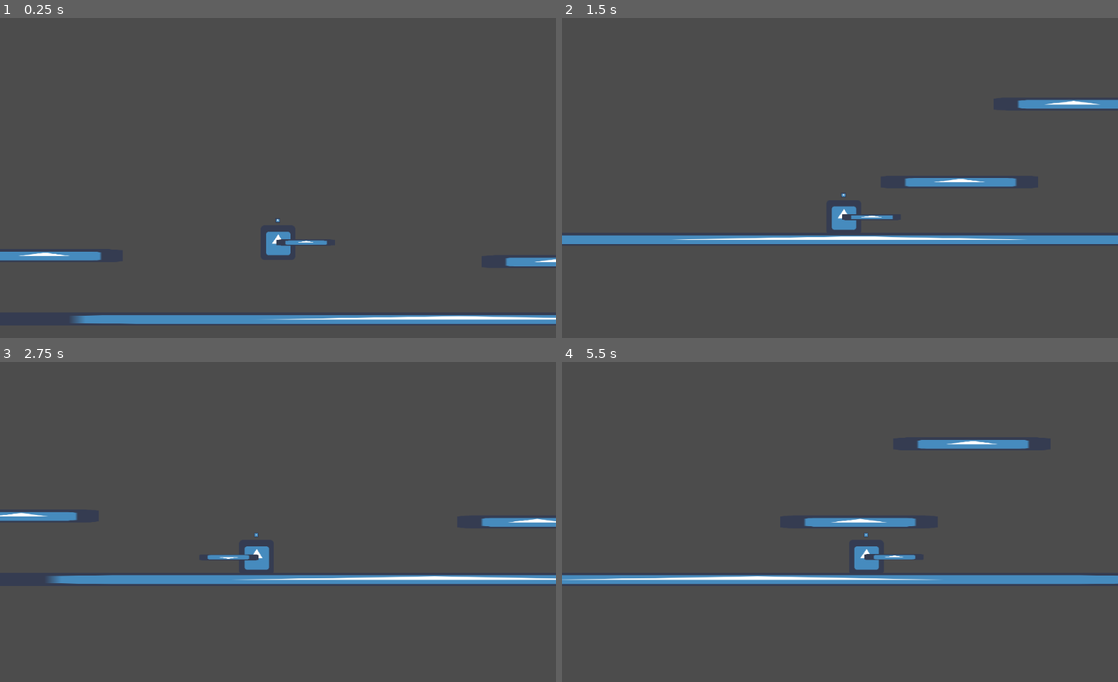
Above: before the commit, frames 1-4 (two rows, left to right).
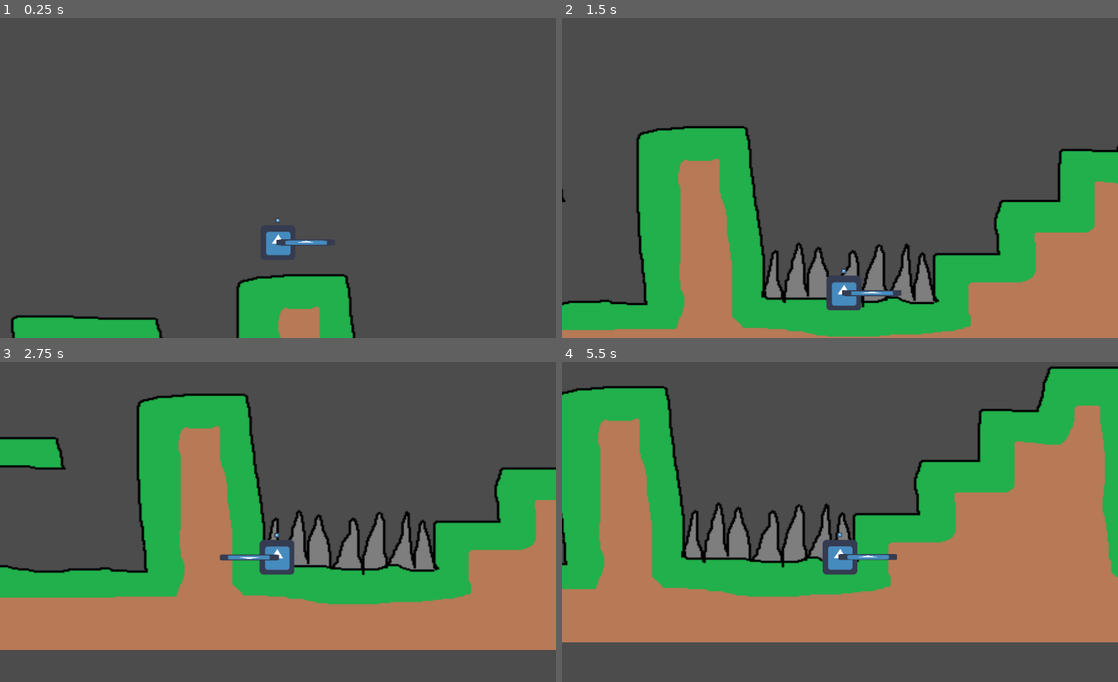
Above: after the commit, the same moments.

Repository: IgorBayerl/godot-game-liliths-crusade
Game: Godot game, scene res://src/Scenes/Main.tscn
The game is run twice, just before and just after one commit, with the same random seed, the same clock (stepped at 60 frames per second) and the same inputs. The engine's default icon, where the game draws it, is replaced by a stand-in: a white triangle on a blue panel in a dark square.
Inputs (mouse positions are in pixels of both pictures, inside the frame that each line leads up to):
- Up to frame 1 (0.25 s): no input
- Up to frame 2 (1.5 s): move the mouse to (962, 158) at 0.52 s; hold D (move_RIGHT) 0.53-1.25 s; tap L (hability) at 0.6 s; click (962, 158) at 0.67 s; tap J (jump) at 0.77 s; drag from (728, 190) to (812, 238) at 1.27 s
- Up to frame 3 (2.75 s): move the mouse to (333, 448) at 2.02 s; hold A (move_LEFT) from 2.03 s (still down); tap L (hability) at 2.1 s
- Up to frame 4 (5.5 s): release A (move_LEFT) at 2.75 s; drag from (812, 582) to (673, 470) at 2.77 s; move the mouse to (1006, 566) at 3.52 s; hold D (move_RIGHT) 3.53-4.25 s; tap L (hability) at 3.6, 5.1 s; tap J (jump) at 3.77 s; drag from (673, 470) to (756, 438) at 4.27 s; move the mouse to (867, 518) at 5.02 s; hold D (move_RIGHT) from 5.03 s (still down); click (867, 518) at 5.17 s

The runs differ from the first frame. In frame 1, 8.2% of the frame differs, in the area x 0-100%, y 73-100%; in frame 2, 40%; in frame 3, 47%; in frame 4, 59%, in the area x 0-100%, y 1-88%.

Commit message:
Fundo tzao foda 2.0

Diff:
--- a/src/Actors/Aroldo.tscn
+++ b/src/Actors/Aroldo.tscn
@@ -6,8 +6,8 @@
 [sub_resource type="RectangleShape2D" id=1]
 
 [node name="Aroldo" type="KinematicBody2D"]
-collision_layer = 2
-collision_mask = 5
+collision_layer = 2147483649
+collision_mask = 2147483649
 script = ExtResource( 2 )
 
 [node name="CollisionShape2D" type="CollisionShape2D" parent="."]
--- a/src/Actors/Player.tscn
+++ b/src/Actors/Player.tscn
@@ -8,8 +8,6 @@
 extents = Vector2( 27.9387, 29.178 )
 
 [node name="Player" type="KinematicBody2D"]
-collision_layer = 4
-collision_mask = 2147483651
 script = ExtResource( 1 )
 
 [node name="player" type="Sprite" parent="."]
--- a/src/Scenes/Main.tscn
+++ b/src/Scenes/Main.tscn
@@ -1,12 +1,8 @@
-[gd_scene load_steps=8 format=2]
+[gd_scene load_steps=6 format=2]
 
 [ext_resource path="res://src/Actors/Player.tscn" type="PackedScene" id=1]
-[ext_resource path="res://icon.png" type="Texture" id=2]
 [ext_resource path="res://src/Actors/Aroldo.tscn" type="PackedScene" id=3]
 [ext_resource path="res://src/Sprites/Fundo.png" type="Texture" id=4]
-
-[sub_resource type="RectangleShape2D" id=1]
-extents = Vector2( 31.9642, 31.0912 )
 
 [sub_resource type="RectangleShape2D" id=2]
 extents = Vector2( 57.7427, 14.5675 )
@@ -16,86 +12,42 @@
 
 [node name="Main" type="Node2D"]
 
-[node name="Player" parent="." instance=ExtResource( 1 )]
-position = Vector2( 365.807, 265.471 )
-collision_mask = 2147483655
-JUMP_FORCE = -1000
-
-[node name="StaticBody2D" type="StaticBody2D" parent="."]
-position = Vector2( 682.996, 506.363 )
-scale = Vector2( 31.2484, 0.372927 )
+[node name="Fundo" type="Sprite" parent="."]
+position = Vector2( 741.59, 579.53 )
+scale = Vector2( 2.25597, 2 )
+texture = ExtResource( 4 )
 __meta__ = {
 "_edit_group_": true
 }
 
-[node name="CollisionShape2D" type="CollisionShape2D" parent="StaticBody2D"]
-shape = SubResource( 1 )
+[node name="StaticBody2D" type="StaticBody2D" parent="Fundo"]
 
-[node name="Sprite" type="Sprite" parent="StaticBody2D"]
-texture = ExtResource( 2 )
+[node name="CollisionPolygon2D" type="CollisionPolygon2D" parent="Fundo/StaticBody2D"]
+position = Vector2( -934.867, 77.2743 )
+polygon = PoolVector2Array( 360.829, -42.134, 377.478, -43.3232, 410.776, -31.4312, 477.372, -31.4312, 477.372, 14.9479, 736.619, 19.7047, 733.051, -138.46, 822.242, -144.406, 836.512, 10.191, 979.217, 18.5155, 978.028, -25.4851, 1027.97, -25.4851, 1030.35, -76.621, 1075.54, -74.2426, 1076.73, -121.811, 1126.68, -124.189, 1135, -159.865, 1201.6, -161.055, 1206.36, 7.81262, 1252.74, 0.677368, 1357.39, 3.05579, 1510.79, 4.245, 1508.41, 92.2463, 353.694, 87.4896 )
 
-[node name="StaticBody2D2" type="StaticBody2D" parent="."]
-position = Vector2( 885.513, 400.576 )
-scale = Vector2( 4.52838, 0.372927 )
-__meta__ = {
-"_edit_group_": true
-}
+[node name="CollisionShape2D" type="CollisionShape2D" parent="Fundo/StaticBody2D"]
+position = Vector2( -320.723, -23.9728 )
+shape = SubResource( 2 )
+one_way_collision = true
 
-[node name="CollisionShape2D" type="CollisionShape2D" parent="StaticBody2D2"]
-shape = SubResource( 1 )
+[node name="CollisionShape2D2" type="CollisionShape2D" parent="Fundo/StaticBody2D"]
+position = Vector2( 345.36, -43.4508 )
+shape = SubResource( 3 )
+one_way_collision = true
 
-[node name="Sprite" type="Sprite" parent="StaticBody2D2"]
-texture = ExtResource( 2 )
-
-[node name="StaticBody2D3" type="StaticBody2D" parent="."]
-position = Vector2( 1093.54, 256.901 )
-scale = Vector2( 4.52838, 0.372927 )
-__meta__ = {
-"_edit_group_": true
-}
-
-[node name="CollisionShape2D" type="CollisionShape2D" parent="StaticBody2D3"]
-shape = SubResource( 1 )
-
-[node name="Sprite" type="Sprite" parent="StaticBody2D3"]
-texture = ExtResource( 2 )
-
-[node name="StaticBody2D4" type="StaticBody2D" parent="."]
-position = Vector2( -64.8416, 389.597 )
-scale = Vector2( 4.52838, 0.372927 )
-__meta__ = {
-"_edit_group_": true
-}
-
-[node name="CollisionShape2D" type="CollisionShape2D" parent="StaticBody2D4"]
-shape = SubResource( 1 )
-
-[node name="Sprite" type="Sprite" parent="StaticBody2D4"]
-texture = ExtResource( 2 )
+[node name="CollisionShape2D3" type="CollisionShape2D" parent="Fundo/StaticBody2D"]
+position = Vector2( 450.99, 16.4816 )
+shape = SubResource( 3 )
+one_way_collision = true
 
 [node name="Aroldo" parent="." instance=ExtResource( 3 )]
 position = Vector2( 1574.11, 426.825 )
 collision_layer = 2
 collision_mask = 5
 
-[node name="Fundo" type="Sprite" parent="."]
-position = Vector2( 2306.01, 1335.01 )
-texture = ExtResource( 4 )
-
-[node name="CollisionPolygon2D" type="CollisionPolygon2D" parent="Fundo"]
-position = Vector2( -932.5, 66.5956 )
-polygon = PoolVector2Array( 360.829, -42.134, 377.478, -43.3232, 410.776, -31.4312, 477.372, -31.4312, 477.372, 14.9479, 736.619, 19.7047, 733.051, -138.46, 822.242, -144.406, 836.512, 10.191, 979.217, 18.5155, 978.028, -25.4851, 1027.97, -25.4851, 1030.35, -76.621, 1075.54, -74.2426, 1076.73, -121.811, 1126.68, -124.189, 1135, -159.865, 1201.6, -161.055, 1206.36, 7.81262, 1252.74, 0.677368, 1357.39, 3.05579, 1510.79, 4.245, 1508.41, 92.2463, 353.694, 87.4896 )
-
-[node name="CollisionShape2D" type="CollisionShape2D" parent="Fundo"]
-position = Vector2( -321.387, -24.7219 )
-shape = SubResource( 2 )
-
-[node name="CollisionShape2D2" type="CollisionShape2D" parent="Fundo"]
-position = Vector2( 345.36, -43.4508 )
-shape = SubResource( 3 )
-
-[node name="CollisionShape2D3" type="CollisionShape2D" parent="Fundo"]
-position = Vector2( 450.99, 16.4816 )
-shape = SubResource( 3 )
-position = Vector2( 1431.08, 293.395 )
-collision_mask = 7
+[node name="Player" parent="." instance=ExtResource( 1 )]
+position = Vector2( 365.807, 265.471 )
+scale = Vector2( 1, 1 )
+collision_layer = 4
+JUMP_FORCE = -1000
